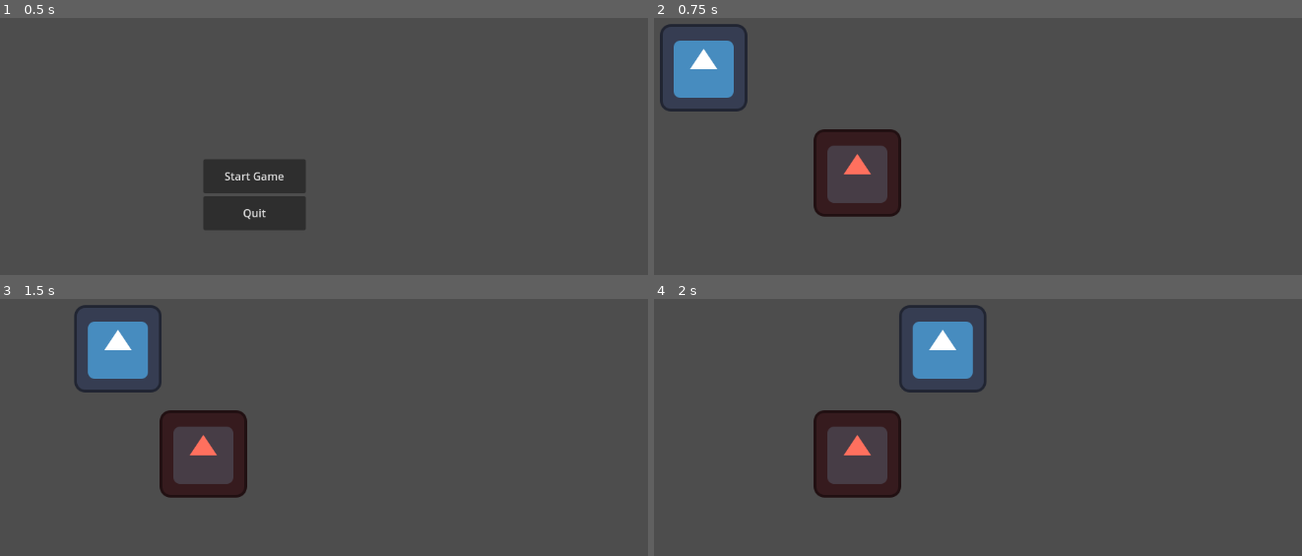
Above: before the commit, frames 1-4 (two rows, left to right).
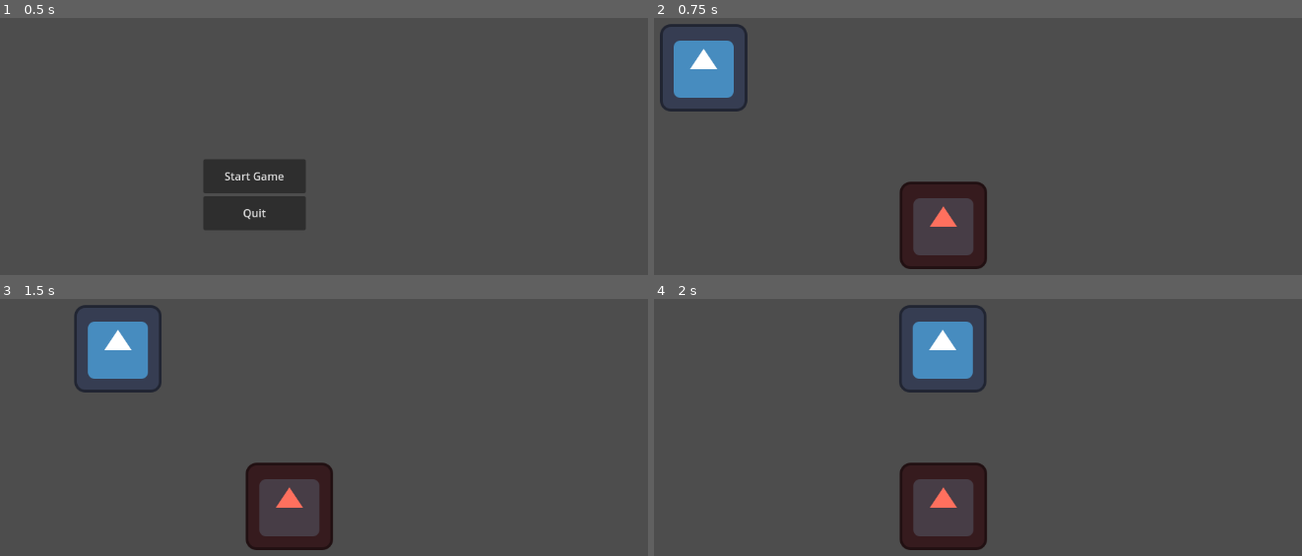
Above: after the commit, the same moments.

Repository: TheJP/GMTKGameJam2023
Game: Godot game, scene res://titleScreen.tscn
The game is run twice, just before and just after one commit, with the same random seed, the same clock (stepped at 60 frames per second) and the same inputs. The engine's default icon, where the game draws it, is replaced by a stand-in: a white triangle on a blue panel in a dark square.
Inputs:
- Up to frame 1 (0.5 s): no input
- Up to frame 2 (0.75 s): click "Start Game" at 0.5 s
- Up to frame 3 (1.5 s): tap Enter (ui_accept) at 1.25, 1.35 s; hold Right (ui_right) from 1.28 s (still down)
- Up to frame 4 (2 s): keep holding Right (ui_right); tap Enter (ui_accept) at 1.52, 1.82 s

Frame 1 is identical in both runs. In frame 2, 5.4% of the frame differs, in the area x 24-52%, y 43-98%; in frame 3, 5.4%; in frame 4, 5.4%.

Commit message:
Added enemy and collision

Diff:
--- /dev/null
+++ b/GMTKGameJam2023/Enemy/enemy.gd
@@ -0,0 +1,28 @@
+extends CharacterBody2D
+
+
+#const SPEED = 300.0
+#const JUMP_VELOCITY = -400.0
+#
+## Get the gravity from the project settings to be synced with RigidBody nodes.
+#var gravity = ProjectSettings.get_setting("physics/2d/default_gravity")
+#
+#
+#func _physics_process(delta):
+#	# Add the gravity.
+#	if not is_on_floor():
+#		velocity.y += gravity * delta
+#
+#	# Handle Jump.
+#	if Input.is_action_just_pressed("ui_accept") and is_on_floor():
+#		velocity.y = JUMP_VELOCITY
+#
+#	# Get the input direction and handle the movement/deceleration.
+#	# As good practice, you should replace UI actions with custom gameplay actions.
+#	var direction = Input.get_axis("ui_left", "ui_right")
+#	if direction:
+#		velocity.x = direction * SPEED
+#	else:
+#		velocity.x = move_toward(velocity.x, 0, SPEED)
+#
+#	move_and_slide()
--- a/GMTKGameJam2023/Enemy/enemy.tscn
+++ b/GMTKGameJam2023/Enemy/enemy.tscn
@@ -1,10 +1,23 @@
-[gd_scene load_steps=2 format=3 uid="uid://dugyay08um7n5"]
+[gd_scene load_steps=5 format=3 uid="uid://dugyay08um7n5"]
 
-[ext_resource type="Texture2D" uid="uid://x0fybxoc4ryf" path="res://icon.svg" id="1_5dhbh"]
+[ext_resource type="PackedScene" uid="uid://c35lb4hpkomqd" path="res://entity/entity.tscn" id="1_kritv"]
+[ext_resource type="Script" path="res://enemy/enemy.gd" id="1_yo7jp"]
+[ext_resource type="Texture2D" uid="uid://x0fybxoc4ryf" path="res://icon.svg" id="2_oi0nf"]
 
-[node name="Enemy" type="Node2D"]
-position = Vector2(501, 292)
+[sub_resource type="CapsuleShape2D" id="CapsuleShape2D_gqael"]
+radius = 70.0
+height = 176.0
+
+[node name="Enemy" type="CharacterBody2D"]
+collision_layer = 2
+collision_mask = 3
+script = ExtResource("1_yo7jp")
+
+[node name="Entity" parent="." instance=ExtResource("1_kritv")]
 
 [node name="Sprite2D" type="Sprite2D" parent="."]
 modulate = Color(1, 0.439216, 0.368627, 1)
-texture = ExtResource("1_5dhbh")
+texture = ExtResource("2_oi0nf")
+
+[node name="CollisionShape2D" type="CollisionShape2D" parent="."]
+shape = SubResource("CapsuleShape2D_gqael")
--- a/GMTKGameJam2023/Player/Player.gd
+++ b/GMTKGameJam2023/Player/Player.gd
@@ -1,11 +1,11 @@
-extends Node2D
+extends CharacterBody2D
 
 @export var speed = 500
 
 func _ready():
 	pass # Replace with function body.
 
-func _process(delta):
+func _physics_process(delta):
 	var move = Vector2.ZERO
 	if Input.is_action_pressed("move_right"):
 		move.x += 1
@@ -16,5 +16,8 @@
 	if Input.is_action_pressed("move_up"):
 		move.y -= 1
 
-	if move.length_squared() > 0:
-		position += move.normalized() * speed * delta
+	velocity = move.normalized() * speed
+	move_and_slide()
+
+func _process(delta):
+	pass
--- a/GMTKGameJam2023/Player/player.tscn
+++ b/GMTKGameJam2023/Player/player.tscn
@@ -1,10 +1,21 @@
-[gd_scene load_steps=3 format=3 uid="uid://j08p20qy4uir"]
+[gd_scene load_steps=5 format=3 uid="uid://dacjlbk3ddu34"]
 
-[ext_resource type="Script" path="res://Player/Player.gd" id="1_s0htn"]
+[ext_resource type="Script" path="res://player/player.gd" id="1_jrwj3"]
 [ext_resource type="Texture2D" uid="uid://x0fybxoc4ryf" path="res://icon.svg" id="2_133ny"]
+[ext_resource type="PackedScene" uid="uid://c35lb4hpkomqd" path="res://entity/entity.tscn" id="2_x3ypg"]
 
-[node name="Player" type="Node2D"]
-script = ExtResource("1_s0htn")
+[sub_resource type="CapsuleShape2D" id="CapsuleShape2D_bn526"]
+radius = 64.0
+height = 170.0
+
+[node name="Player" type="CharacterBody2D"]
+collision_mask = 3
+script = ExtResource("1_jrwj3")
+
+[node name="Entity" parent="." instance=ExtResource("2_x3ypg")]
 
 [node name="Sprite2D" type="Sprite2D" parent="."]
 texture = ExtResource("2_133ny")
+
+[node name="CollisionShape2D" type="CollisionShape2D" parent="."]
+shape = SubResource("CapsuleShape2D_bn526")
--- /dev/null
+++ b/GMTKGameJam2023/entity/entity.gd
@@ -0,0 +1,3 @@
+extends Node
+
+@export var health = 100
--- /dev/null
+++ b/GMTKGameJam2023/entity/entity.tscn
@@ -0,0 +1,6 @@
+[gd_scene load_steps=2 format=3 uid="uid://c35lb4hpkomqd"]
+
+[ext_resource type="Script" path="res://entity/entity.gd" id="1_3k84u"]
+
+[node name="Entity" type="Node"]
+script = ExtResource("1_3k84u")
--- a/GMTKGameJam2023/main.tscn
+++ b/GMTKGameJam2023/main.tscn
@@ -1,7 +1,7 @@
 [gd_scene load_steps=3 format=3 uid="uid://mbeobntp8kph"]
 
-[ext_resource type="PackedScene" uid="uid://j08p20qy4uir" path="res://Player/player.tscn" id="1_yi55a"]
-[ext_resource type="PackedScene" uid="uid://dugyay08um7n5" path="res://Enemy/enemy.tscn" id="2_lexij"]
+[ext_resource type="PackedScene" uid="uid://dacjlbk3ddu34" path="res://player/player.tscn" id="1_yi55a"]
+[ext_resource type="PackedScene" uid="uid://dugyay08um7n5" path="res://enemy/enemy.tscn" id="2_lexij"]
 
 [node name="Game" type="Node"]
 
@@ -9,3 +9,4 @@
 position = Vector2(276, 138)
 
 [node name="Enemy" parent="." instance=ExtResource("2_lexij")]
+position = Vector2(627, 369)
--- a/GMTKGameJam2023/project.godot
+++ b/GMTKGameJam2023/project.godot
@@ -42,6 +42,11 @@
 ]
 }
 
+[layer_names]
+
+2d_physics/layer_1="player"
+2d_physics/layer_2="enemy"
+
 [rendering]
 
 renderer/rendering_method="gl_compatibility"
